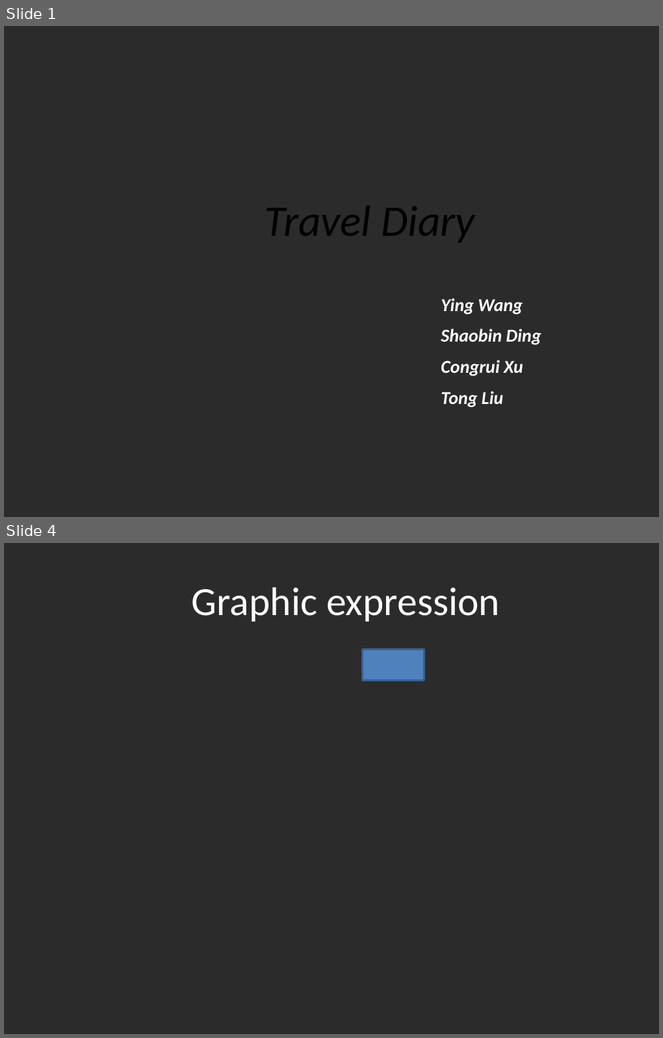
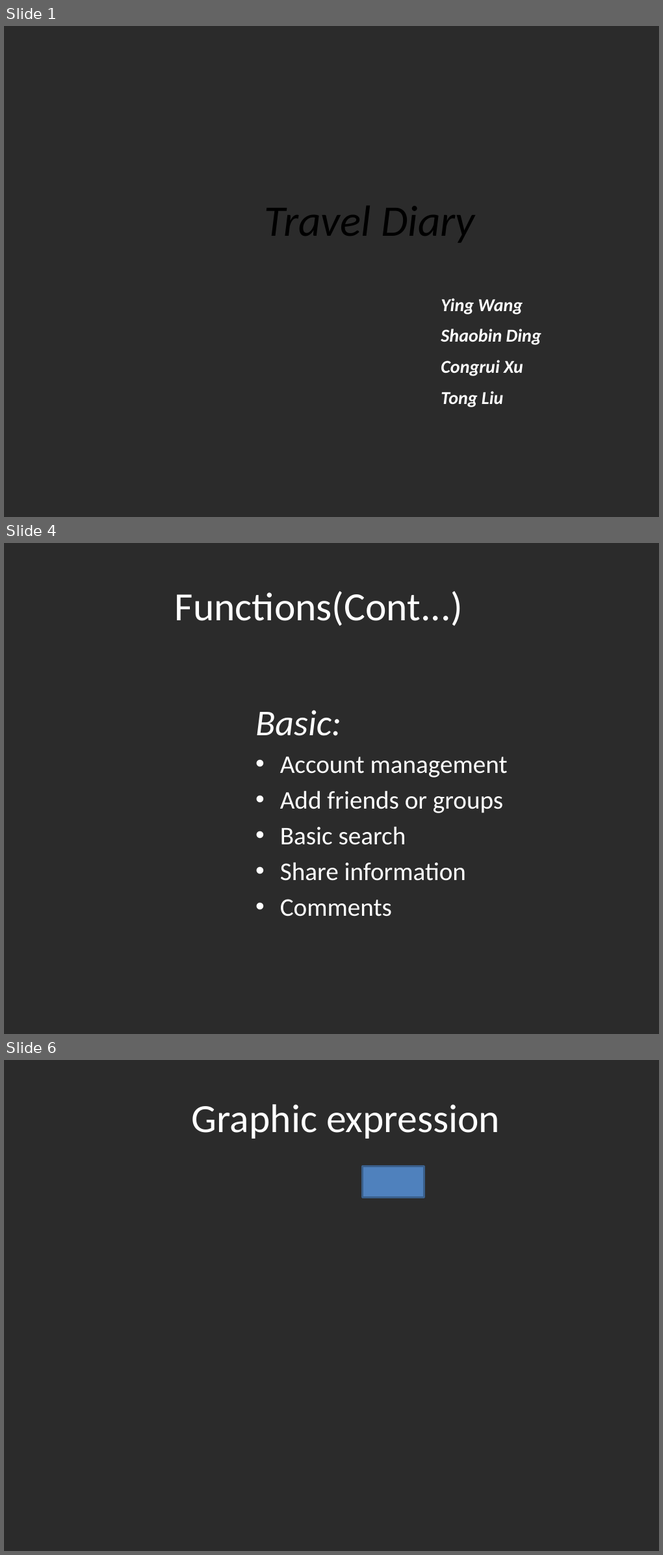
Before and after one commit to fighteriris/512_Final, a slide deck: 512副本.pptx. Shown one above the other, each under a label of ours: slides 1 and 4 before the commit, slides 1, 4 and 6 after it; the slides between them are not shown. The pictures are 663x1038 and 663x1555 pixels, drawn with LibreOffice and Linux fonts; fonts in the diff are those of the drawing; background and template pictures are left out; a plain dark background stands for a picture behind light text. Boxes give left, top, right and bottom in pixels: in the first picture for what was removed or moved away, otherwise in the second. Text is boxed around its words. In the diff, an @@ line names an element or a change of style, - is before the commit and + after.

```diff
--- a/512副本.pptx
+++ b/512副本.pptx
@@ slide 4 added at <box>4,543,659,1034</box>, background picture (left out) @@
@@ title added at <box>175,591,464,626</box>, 44 pt, text #FFFFFF @@
+Functions(Cont...)
@@ text added at <box>256,710,508,881</box>, 28 pt, text #FFFFFF @@
+Basic:
+• Account management
+• Add friends or groups
+• Basic search
+• Share information
+• Comments
@@ what was slide 4 is now slide 6 @@
```
Also in this commit, not shown: 2 slides changed, 1 other slide added.
